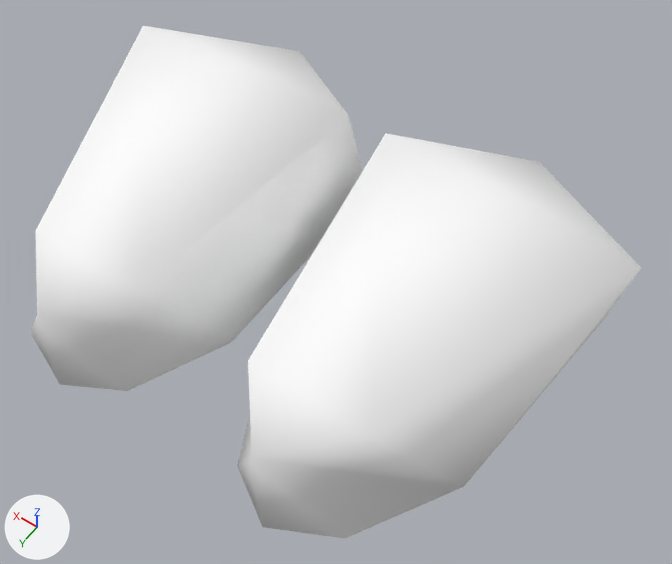
Before and after pictures for a commit that changed the glTF model public/3d/item/model__item__shop.ofs_2825_0/2825foot000_r.gltf.
Both versions are drawn from a 50 mm camera at (-0.541, 0.651, 1.128) aimed at (-0.065, -0.015, 0.082). Arrows for +X, +Y and +Z are at lower left; the lights stay in place. The first picture is the older version.

The older version as bpy lines, for what is in view:
```python
mat_c03_shoes = principled_material('c03_shoes')
mat_c03_shoes.base_color = (1.0, 1.0, 1.0)  # white #ffffff
mat_c03_shoes.roughness = 1.0
me_2825foot000_r = bpy.data.meshes.new('2825foot000_r')
me_2825foot000_r.from_pydata(...)  # 28 vertices, 48 faces; spans x -0.425..0.425, y -0.338..0.31, z 0.0..0.221
me_2825foot000_r.materials.append(mat_c03_shoes)  # white #ffffff
ob_2825foot000_r = bpy.data.objects.new('2825foot000_r', me_2825foot000_r)
ob_2825foot000_r.location = (0.0, 0.0, 0.0)
```
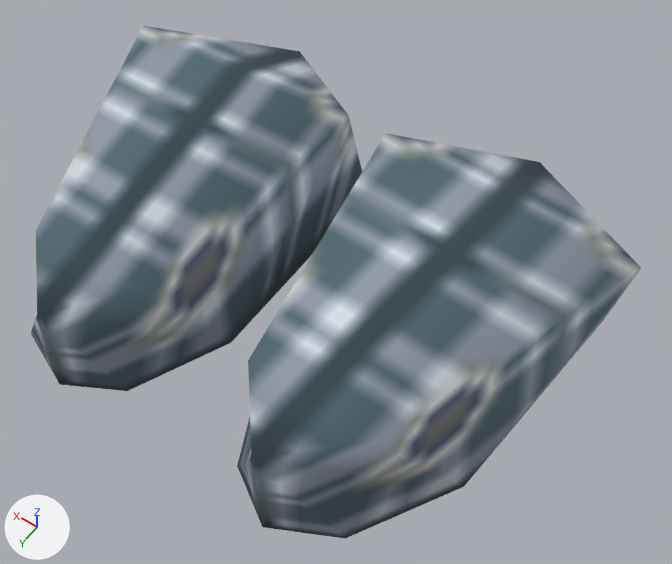
Pixel boxes [x1, y1, x2, y2] of what changed, in the pictures (672 x 564 px):
'2825foot000_r', surface changed (darker)
    both: [31, 26, 641, 538]

Edits to the bpy script that builds the scene:
```text
Add img_c03_shoes:
    img_c03_shoes = load_image('c03_shoes', '_unpacked/c03_shoes', 16, 16, 'sRGB')
Change mat_c03_shoes:
    remove mat_c03_shoes.base_color = (1.0, 1.0, 1.0)  # white #ffffff
    add mat_c03_shoes.texture = img_c03_shoes
```
